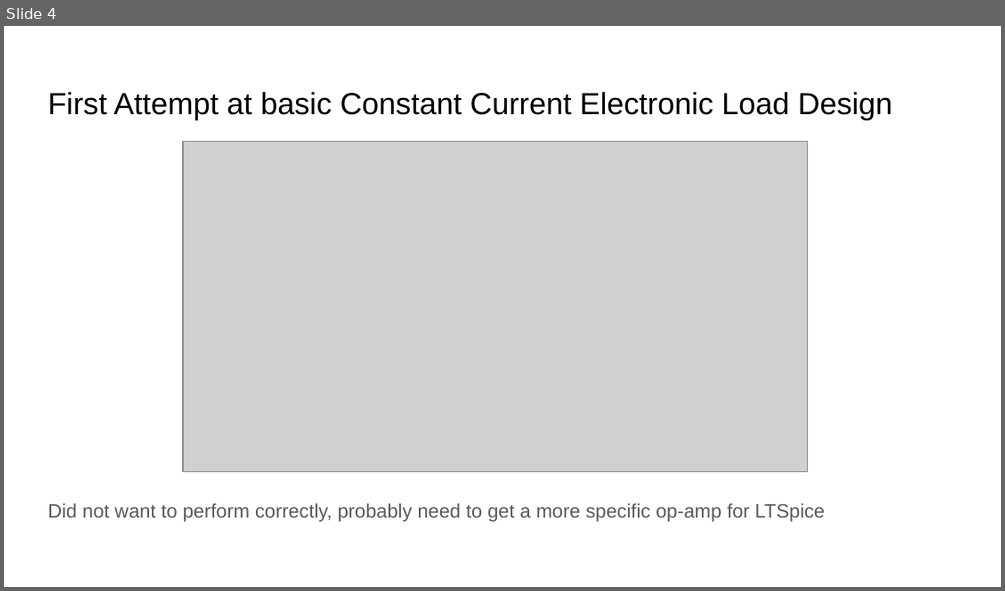
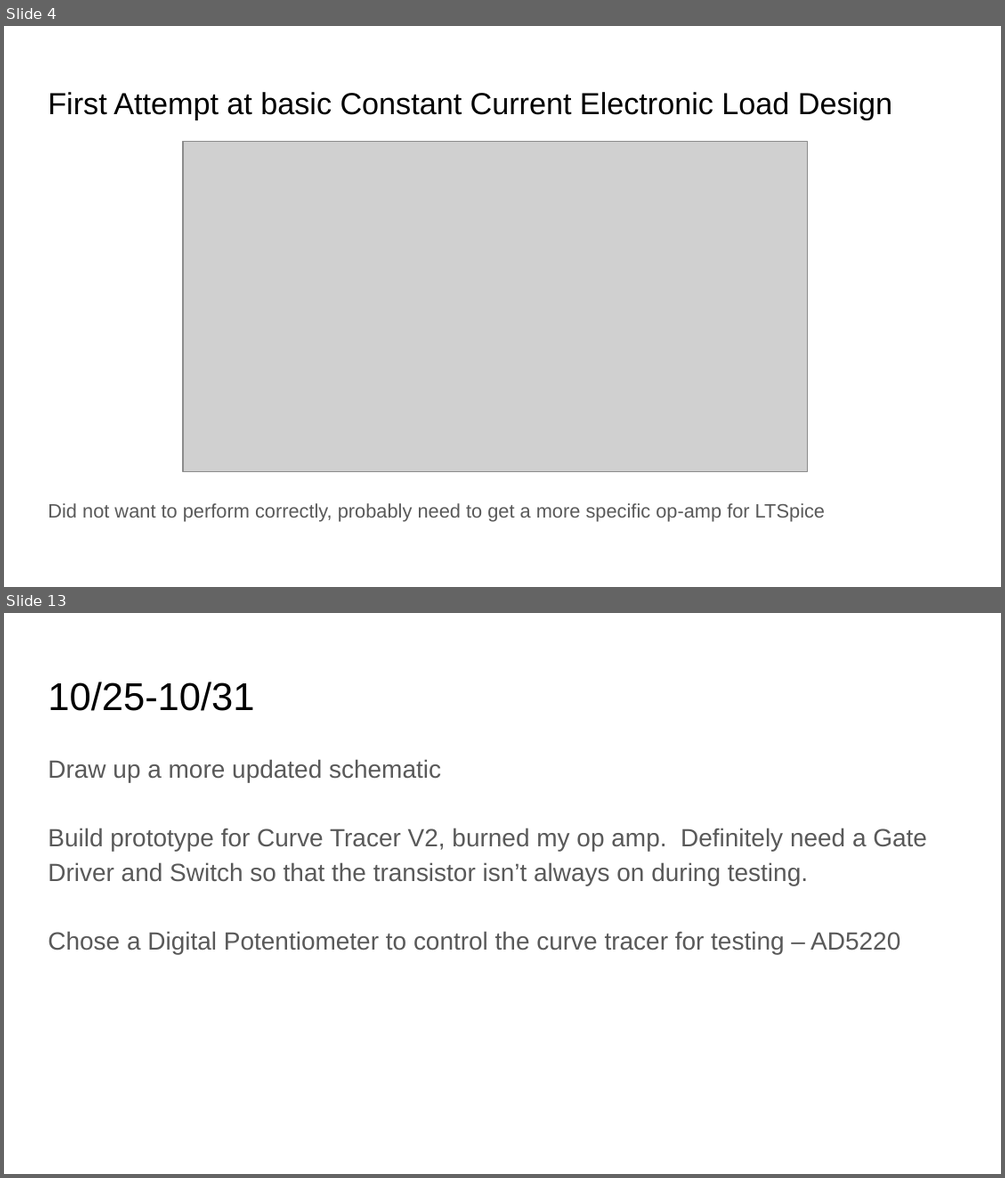
Before and after one commit to Xylot/DAPL, a slide deck: Project Notebook - Group 4/Project Notebook - Group 4/1. Individual/Cooper/Cooper Project Notebook.pptx. Shown one above the other, each under a label of ours: slide 4 before the commit, slides 4 and 13 after it; the slides between them are not shown. The pictures are 1005x591 and 1005x1178 pixels, drawn with LibreOffice and Linux fonts; fonts in the diff are those of the drawing; grey boxes stand for pictures. Boxes give left, top, right and bottom in pixels: in the first picture for what was removed or moved away, otherwise in the second. Text is boxed around its words. In the diff, an @@ line names an element or a change of style, - is before the commit and + after.

```diff
--- a/Project Notebook - Group 4/Project Notebook - Group 4/1. Individual/Cooper/Cooper Project Notebook.pptx
+++ b/Project Notebook - Group 4/Project Notebook - Group 4/1. Individual/Cooper/Cooper Project Notebook.pptx
@@ slide 13 added at [4,613,1001,1174], background #FFFFFF @@
@@ title added at [48,682,254,711], 28 pt, text #000000 @@
+10/25-10/31
@@ text added at [48,759,927,954], 18 pt, text #595959 @@
+Draw up a more updated schematic
+Build prototype for Curve Tracer V2, burned my op amp. Definitely need a Gate Driver and Switch so that the transistor isn’t always on during testing.
+Chose a Digital Potentiometer to control the curve tracer for testing – AD5220
```
Also in this commit, not shown: 18 other slides added, 17 other files.
